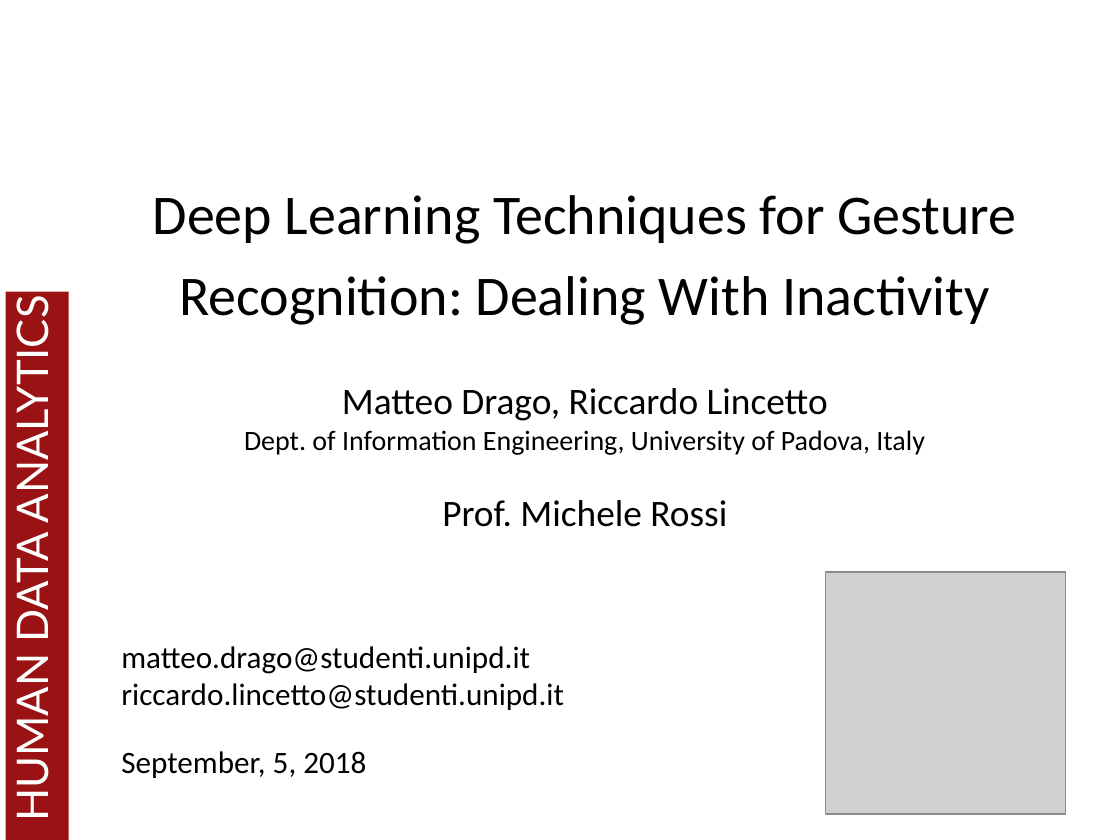
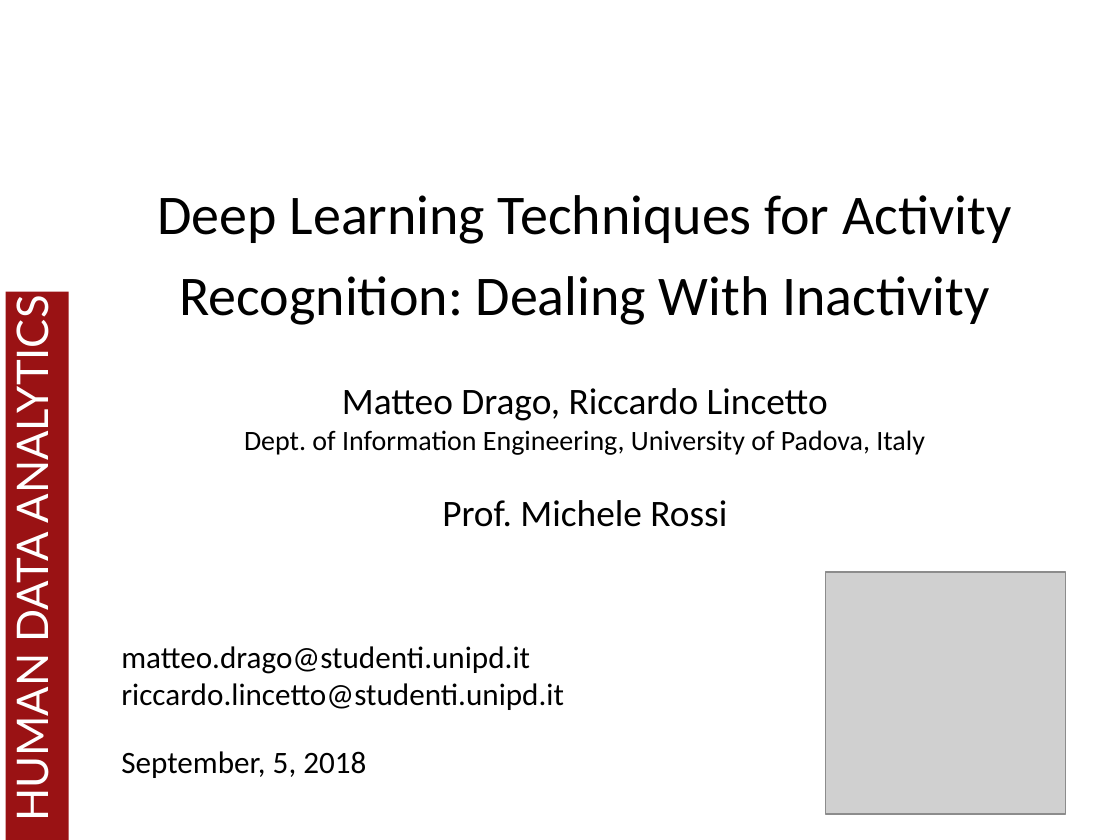
Before and after one commit to MatteoDrago/hda-project, a slide deck: slide 25 of presentation/HDA 2018.pptx (slide 23 before the commit). Drawn at 1120x840 pixels with LibreOffice and Linux fonts; fonts in the diff are those of the drawing; grey boxes stand for pictures; background and template pictures are left out. Boxes give left, top, right and bottom in pixels: in the first picture for what was removed or moved away, otherwise in the second. Text is boxed around its words. In the diff, an @@ line names an element or a change of style, - is before the commit and + after.

```diff
--- a/presentation/HDA 2018.pptx
+++ b/presentation/HDA 2018.pptx
@@ title at [158,195,1011,325]: text changed @@
-Deep Learning Techniques for Gesture Recognition: Dealing With Inactivity
+Deep Learning Techniques for Activity Recognition: Dealing With Inactivity
```
Also in this commit, not shown: 5 other slides changed, 2 slides added, 53 other files.
